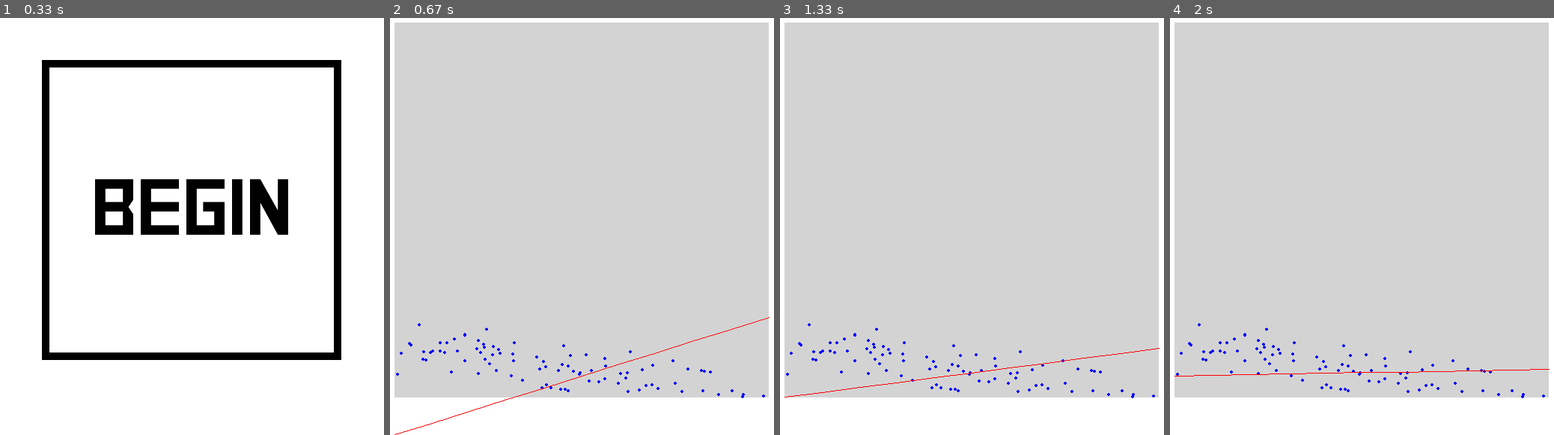
Above: before the commit, frames 1-4 (left to right).
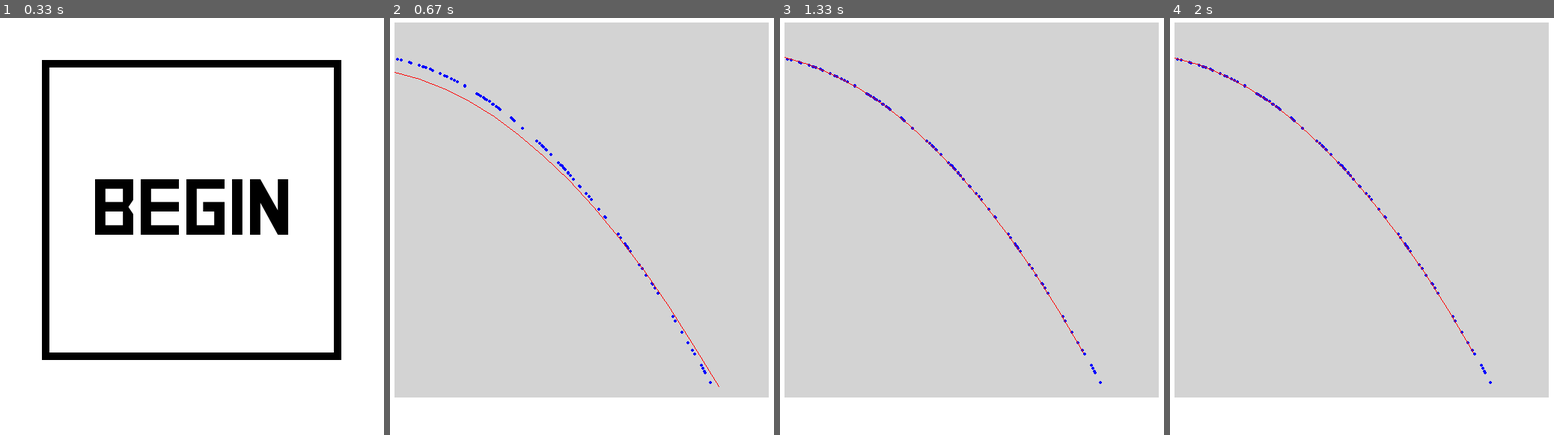
Above: after the commit, the same moments.

Repository: AndyyTaylor/Yr12Major
Game: pygame game, started from main.py
The game is run twice, just before and just after one commit, with the same random seed, the same clock (stepped at 60 frames per second) and the same inputs.
Inputs (mouse positions are in pixels of both pictures, inside the frame that each line leads up to):
- Up to frame 1 (0.33 s): no input
- Up to frame 2 (0.67 s): click (582, 209) at 0.38 s
- Up to frame 3 (1.33 s): no input
- Up to frame 4 (2 s): no input

Frame 1 is identical in both runs. In frame 2, 1.0% of the frame differs, in the area x 1-99%, y 9-100%; in frame 3, 0.9%; in frame 4, 0.9%.

Commit message:
Everything except plots can have multiple features. Some bugs

Diff:
--- a/src/ml/agents/linearregression/LinearRegression.py
+++ b/src/ml/agents/linearregression/LinearRegression.py
@@ -3,20 +3,16 @@
 
 class LinearRegression():
 
-    def __init__(self):
-        self.params = np.zeros((2, 1))
+    def __init__(self, econfig):
+        self.m = econfig.m
+        self.n = econfig.n
+
+        self.params = np.zeros((self.n, 1))
         self.params[0] = 1
 
-    def on_update(self, points):
-        X = np.zeros((len(points), 2))
-        y = np.zeros((len(points), 1))
+    def on_update(self, x, y):
 
-        for i in range(len(points)):
-            X[i, 0] = 1
-            X[i, 1] = points[i].getX()
-
-        for i in range(len(points)):
-            y[i, 0] = points[i].getY()
+        X = np.insert(x, 0, 1, axis=1)
 
         self.vectorizedBGD(X, y)
         # self.BGD(points)
@@ -25,7 +21,29 @@
         plot.renderFunction(screen, self.func)
 
     def func(self, x):
-        return self.params[1] * x + self.params[0]
+        return self.params.T.dot(np.insert(x, 0, 1, axis=0))
+
+    def vectorizedBGD(self, X, y):
+        pred = X.dot(self.params)
+
+        err = np.square(np.subtract(pred, y))
+        J = 1.0 / (2*self.m) * np.sum(err)
+
+        print(J)
+        print((X.T.dot(np.subtract(pred, y))).shape)
+
+        alpha = 0.5
+        new_params = np.subtract(self.params, (alpha / self.m) * (X.T.dot(np.subtract(pred, y))))
+        self.params = new_params
+
+
+
+
+
+
+
+
+
 
     def BGD(self, points):
         bgrad = 1.0/len(points) * sum([self.func(points[i].getX()) - points[i].getY() for i in range(len(points))])
@@ -33,16 +51,3 @@
 
         self.params[0] -= 0.2 * bgrad
         self.params[1] -= 0.2 * mgrad
-
-    def vectorizedBGD(self, X, y):
-        pred = X.dot(self.params)
-
-        err = np.square(np.subtract(pred, y))
-        J = 1.0 / (2*len(y)) * np.sum(err)
-
-        print(J)
-
-        alpha = 0.2
-        new_params = np.subtract(self.params, (alpha / len(y)) * (X.T.dot(np.subtract(pred, y))))
-
-        self.params = new_params
--- a/src/ml/environments/lineardataset/MainState.py
+++ b/src/ml/environments/lineardataset/MainState.py
@@ -2,29 +2,39 @@
 import numpy as np
 
 from ....states.AbstractState import State
-from ..utility.DataHandler import DataHandler
 from ....ui.Plot import Plot
 
 class MainState(State):
     " The main state for this enviroment "
 
-    def __init__(self):
+    def __init__(self, econfig):
         super().__init__("LinearData", "Environments")
 
-        self.x_range = [0, 1]
-        self.y_range = [0, 0.5]
+        self.x_range = [0, 1.5]
+        self.y_range = [0, 2]
 
-        self.params = [random.uniform(self.y_range[0], self.y_range[1]),
-                       random.uniform(-0.3, 0.3)]
+        self.params = np.zeros((econfig.n, 1))
 
-        self.data_hander = DataHandler(self.gen_point, 100)
+        for i in range(econfig.n):
+            self.params[i] = random.uniform(0, 1)
+
+        self.y = np.zeros((econfig.m, 1))
+        self.x = np.zeros((econfig.m, econfig.n-1))
+
+        for i in range(100):
+            x, y = self.gen_point()
+            self.x[i] = x.T
+            self.y[i, 0] = y
+
+
+
         self.plot = Plot(50, 50, 500, 500, self.x_range, self.y_range)
 
     def on_update(self, elapsed):
         pass
 
     def on_render(self, screen):
-        self.plot.on_render(screen, self.data_hander.get_data())
+        self.plot.on_render(screen, self.getx(), self.gety())
 
     def on_enter(self):
         pass
@@ -42,11 +52,14 @@
         pass
 
     def gen_point(self):
-        # x = random.uniform(self.x_range[0], self.x_range[1])
-        # y = random.uniform(self.y_range[0], self.y_range[1])
-        x = random.uniform(self.x_range[0], self.x_range[1])
-        y = self.params[1] * x + self.params[0] + np.random.normal(0, 0.02, 1)[0]
+        x_val = random.uniform(self.x_range[0], self.x_range[1])
+        x = np.array([[x_val], [x_val**2]])
+
+        y = self.params.T.dot(np.insert(x, 0, 1, axis=0))
         return x, y
 
-    def get_data(self):
-        return self.data_hander.get_data()
+    def getx(self):
+        return self.x
+
+    def gety(self):
+        return self.y
--- /dev/null
+++ b/src/ml/environments/lineardataset/envconfig.py
@@ -0,0 +1,2 @@
+m = 100
+n = 3
--- a/src/ml/environments/utility/DataHandler.py
+++ /dev/null
@@ -1,23 +0,0 @@
-from .Point import Point
-
-class DataHandler:
-    def __init__(self, gen_function, points):
-        self.data = []
-
-        self.gen_function = gen_function
-
-        self.gen_data(points)
-
-    def gen_data(self, points):
-        for i in range(points): # pylint: disable=W0612
-            x, y = self.gen_function()
-            self.data.append(Point(x, y))
-
-    def add_data_point(self, x, y):
-        self.data.append(Point(x, y))
-
-    def clear_data(self):
-        self.data = []
-
-    def get_data(self):
-        return self.data
--- a/src/ml/environments/utility/Point.py
+++ /dev/null
@@ -1,16 +0,0 @@
-
-
-class Point():
-
-    def __init__(self, x, y):
-        self.x = x
-        self.y = y
-
-    def get_pos(self):
-        return (self.x, self.y)
-
-    def getX(self):
-        return self.x
-
-    def getY(self):
-        return self.y
--- a/src/states/Simulation.py
+++ b/src/states/Simulation.py
@@ -3,6 +3,7 @@
 
 from ..ml.environments.lineardataset.MainState import MainState as Environment
 from ..ml.agents.linearregression.LinearRegression import LinearRegression as Agent
+from ..ml.environments.lineardataset import envconfig
 
 class Simulation(State):
     " A "
@@ -12,8 +13,8 @@
 
         self.total_time = 0
 
-        self.environment = Environment()
-        self.agent = Agent()
+        self.environment = Environment(envconfig)
+        self.agent = Agent(envconfig)
 
     def on_init(self):
         print("Application started.")
@@ -28,7 +29,7 @@
         pass
 
     def on_update(self, elapsed):
-        self.agent.on_update(self.environment.get_data())
+        self.agent.on_update(self.environment.getx(), self.environment.gety())
 
     def on_render(self, screen):
         self.environment.on_render(screen)
--- a/src/ui/Plot.py
+++ b/src/ui/Plot.py
@@ -1,4 +1,5 @@
 import pygame
+import numpy as np
 
 from .. import config
 from .UIElement import UIElement
@@ -13,11 +14,11 @@
     def on_update(self, elapsed):
         pass
 
-    def on_render(self, screen, points):
+    def on_render(self, screen, vec_x, vec_y):
         pygame.draw.rect(screen, config.GRAY, self.get_rect())
 
-        for point in points:
-            x, y = self.adjust(point.get_pos())
+        for i in range(len(vec_y)):
+            x, y = self.adjust((vec_x[i, 0], vec_y[i, 0]))
             if x > self.x and x < self.x + self.w and y > self.y and y < self.y + self.h:
                 pygame.draw.circle(screen, config.BLUE, (x, y), 2)
 
@@ -30,9 +31,10 @@
     def renderFunction(self, screen, func):
         prev_point = None
         for xx in self.frange(self.x_range[0], self.x_range[1], 0.1):
-            new_point = self.adjust((xx, func(xx)))
+            new_point = self.adjust((xx, func(np.array([[xx], [xx**2]]))))
             if prev_point:
-                pygame.draw.line(screen, config.RED, prev_point, new_point)
+                if new_point[0] > self.x and new_point[0] < self.x + self.w and new_point[1] > self.y and new_point[1] < self.y + self.h:
+                    pygame.draw.line(screen, config.RED, prev_point, new_point)
             prev_point = new_point
 
     def frange(self, start, stop, step):
